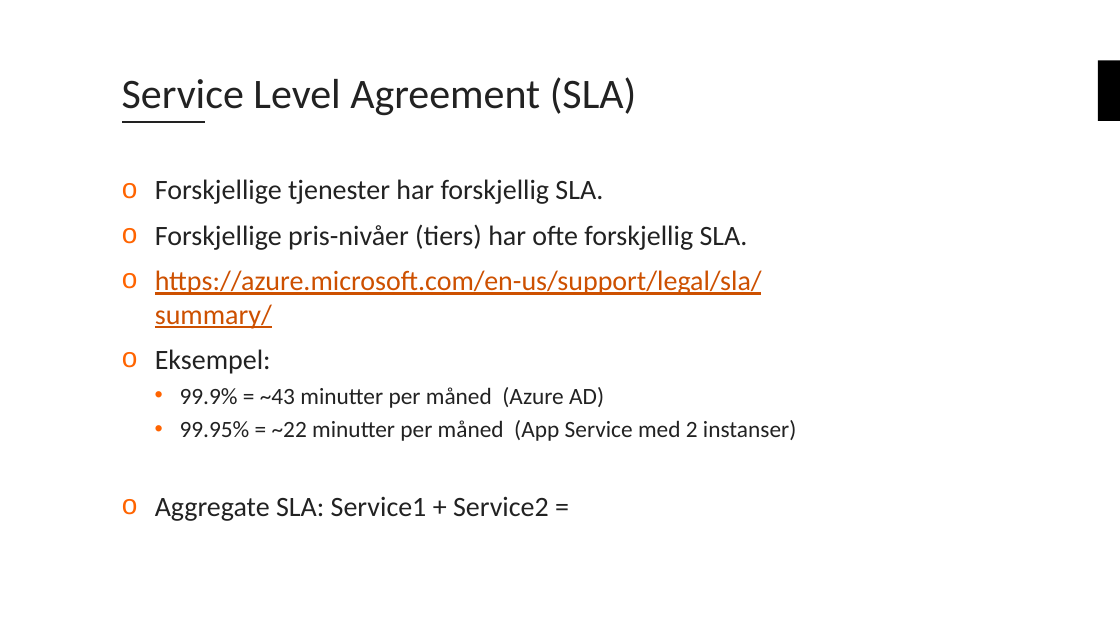
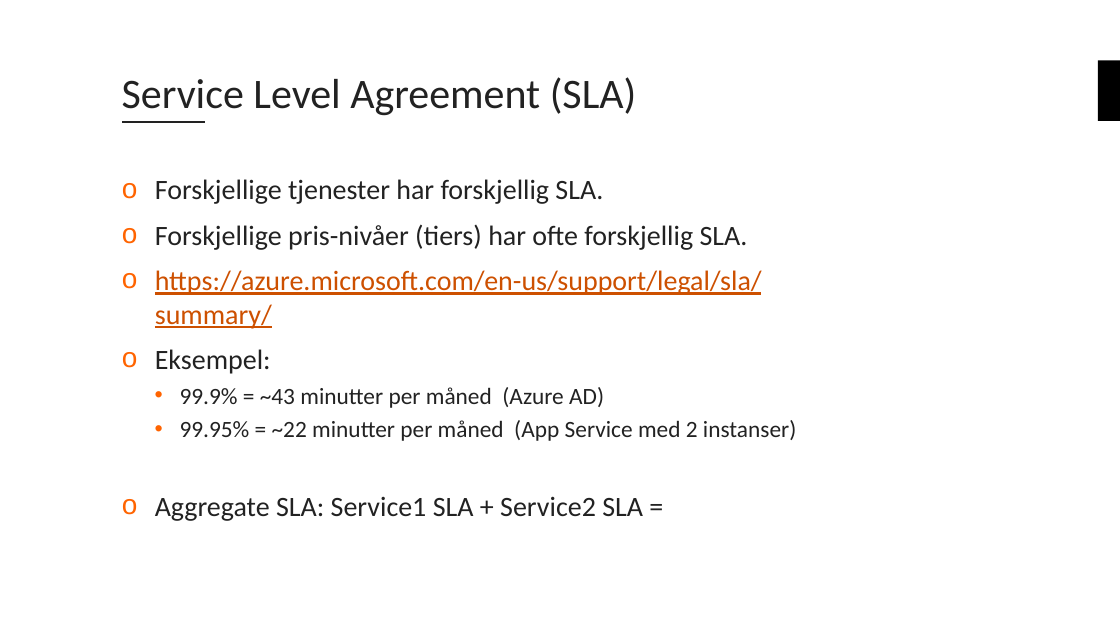
Before and after one commit to bouvet/azure-workshops, a slide deck: slide 13 of Workshop_1/Presentation/Azureskolen-Workshop#1.pptx. Drawn at 1120x630 pixels with LibreOffice and Linux fonts; fonts in the diff are those of the drawing; background and template pictures are left out. Boxes give left, top, right and bottom in pixels: in the first picture for what was removed or moved away, otherwise in the second. Text is boxed around its words. In the diff, an @@ line names an element or a change of style, - is before the commit and + after.

```diff
--- a/Workshop_1/Presentation/Azureskolen-Workshop#1.pptx
+++ b/Workshop_1/Presentation/Azureskolen-Workshop#1.pptx
@@ text at <box>155,496,643,521</box>: text changed @@
-o Aggregate SLA: Service1 + Service2 =
+o Aggregate SLA: Service1 SLA + Service2 SLA =
```
Also in this commit, not shown: 7 other slides changed, 1 slide added, 1 slide removed, 4 other files.
